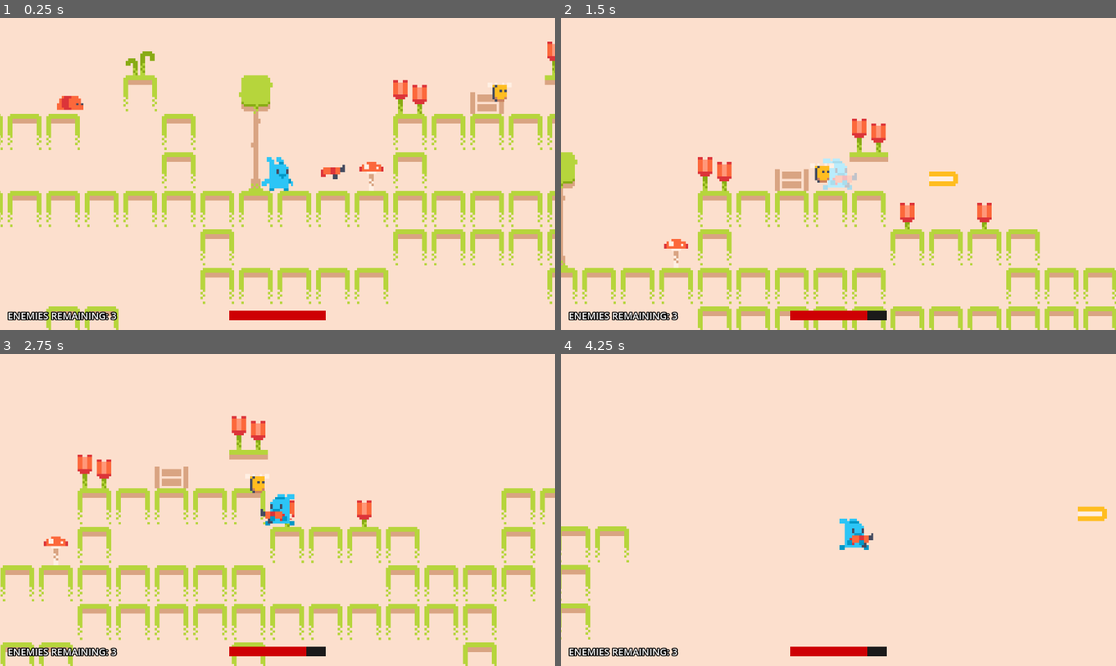
Above: before the commit, frames 1-4 (two rows, left to right).
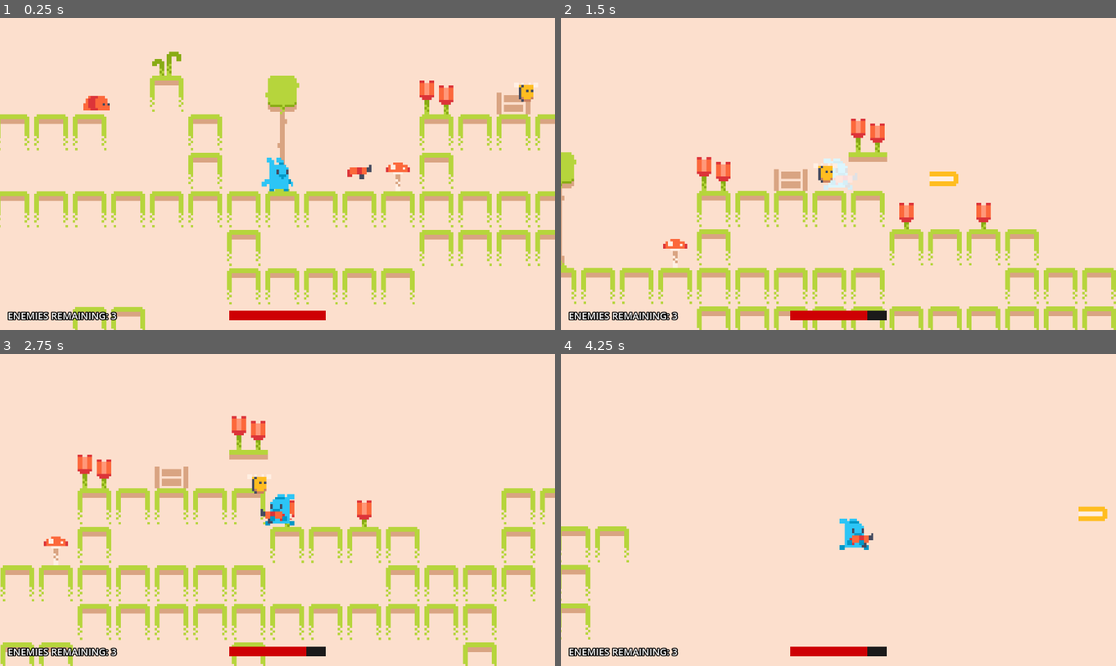
Above: after the commit, the same moments.

Repository: itsVohr/platformer_net_ninja
Game: Godot game, scene res://scenes/game.tscn
Same seed, same stepped clock (60 frames per second), same inputs: the game is played once before the commit and once after it. Sound files missing from this copy of the repository are replaced by a short silence.
Inputs (mouse positions are in pixels of both pictures, inside the frame that each line leads up to):
- Up to frame 1 (0.25 s): no input
- Up to frame 2 (1.5 s): move the mouse to (960, 158) at 0.52 s; hold D (right) from 0.53 s (still down); click (960, 158) at 0.6 s; tap Space (jump) at 0.77 s; move the mouse to (727, 189) at 1.27 s; click (727, 189) at 1.35 s
- Up to frame 3 (2.75 s): tap Space (jump) at 1.52 s; move the mouse to (333, 441) at 2.02 s; release D (right) at 2.03 s; hold A (left) from 2.03 s (still down); click (333, 441) at 2.1 s
- Up to frame 4 (4.25 s): move the mouse to (810, 572) at 2.77 s; release A (left) at 2.78 s; hold D (right) from 2.78 s (still down); click (810, 572) at 2.85 s; tap Space (jump) at 3.02, 3.77 s; move the mouse to (1005, 556) at 3.52 s; click (1005, 556) at 3.6 s

The runs differ from the first frame. In frame 1, 17% of the frame differs, in the area x 0-100%, y 7-100%; in frame 2, 3.9%; in frame 3, less than 0.1%; in frame 4, less than 0.1%.

Commit message:
update physics on the terrain tileset
improved the physics layers on the terrain tileset to match what's actually displayed. it also introduces a bug to the dash that allows it to move through walls. fix pending

Diff:
--- a/scenes/level.tscn
+++ b/scenes/level.tscn
@@ -14,94 +14,98 @@
 3:0/0 = 0
 3:0/0/physics_layer_0/linear_velocity = Vector2(0, 0)
 3:0/0/physics_layer_0/angular_velocity = 0.0
-3:0/0/physics_layer_0/polygon_0/points = PackedVector2Array(-8, -8, 8, -8, 8, 8, -8, 8)
+3:0/0/physics_layer_0/polygon_0/points = PackedVector2Array(-8, -8, 8, -8, 8, -3.5, -3.75, -3.5, -3.875, 8, -8, 8)
 4:0/0 = 0
 4:0/0/physics_layer_0/linear_velocity = Vector2(0, 0)
 4:0/0/physics_layer_0/angular_velocity = 0.0
-4:0/0/physics_layer_0/polygon_0/points = PackedVector2Array(-8, -8, 8, -8, 8, 8, -8, 8)
+4:0/0/physics_layer_0/polygon_0/points = PackedVector2Array(-8, -8, 8, -8, 8, -3.875, -8, -3.875)
 5:0/0 = 0
 5:0/0/physics_layer_0/linear_velocity = Vector2(0, 0)
 5:0/0/physics_layer_0/angular_velocity = 0.0
-5:0/0/physics_layer_0/polygon_0/points = PackedVector2Array(-8, -8, 8, -8, 8, 8, -8, 8)
+5:0/0/physics_layer_0/polygon_0/points = PackedVector2Array(-8, -8, 8, -8, 8, 8, 4.375, 8, 4.25, -3.125, -8.35982, -3.14239)
 6:0/0 = 0
 6:0/0/physics_layer_0/linear_velocity = Vector2(0, 0)
 6:0/0/physics_layer_0/angular_velocity = 0.0
-6:0/0/physics_layer_0/polygon_0/points = PackedVector2Array(-8, -8, 8, -8, 8, 8, -8, 8)
+6:0/0/physics_layer_0/polygon_0/points = PackedVector2Array(-8, -8, 8, -8, 8, -3.5, -3.75, -3.5, -3.875, 8, -8, 8)
 7:0/0 = 0
 7:0/0/physics_layer_0/linear_velocity = Vector2(0, 0)
 7:0/0/physics_layer_0/angular_velocity = 0.0
-7:0/0/physics_layer_0/polygon_0/points = PackedVector2Array(-8, -8, 8, -8, 8, 8, -8, 8)
+7:0/0/physics_layer_0/polygon_0/points = PackedVector2Array(-8, -8, 8, -8, 8, -3.875, -8, -3.875)
 8:0/0 = 0
 8:0/0/physics_layer_0/linear_velocity = Vector2(0, 0)
 8:0/0/physics_layer_0/angular_velocity = 0.0
-8:0/0/physics_layer_0/polygon_0/points = PackedVector2Array(-8, -8, 8, -8, 8, 8, -8, 8)
+8:0/0/physics_layer_0/polygon_0/points = PackedVector2Array(-8, -8, 8, -8, 8, 8, 4.375, 8, 4.25, -3.125, -8.35982, -3.14239)
 9:0/0 = 0
 9:0/0/physics_layer_0/linear_velocity = Vector2(0, 0)
 9:0/0/physics_layer_0/angular_velocity = 0.0
-9:0/0/physics_layer_0/polygon_0/points = PackedVector2Array(-8, -8, 8, -8, 8, 8, -8, 8)
+9:0/0/physics_layer_0/polygon_0/points = PackedVector2Array(-8, -8, 8, -8, 8, 8, 4.06586, 8, 4, -3.5, -4.33103, -3.71231, -4.41942, 8, -8, 8)
 3:1/0 = 0
 3:1/0/physics_layer_0/linear_velocity = Vector2(0, 0)
 3:1/0/physics_layer_0/angular_velocity = 0.0
-3:1/0/physics_layer_0/polygon_0/points = PackedVector2Array(-8, -8, 8, -8, 8, 8, -8, 8)
+3:1/0/physics_layer_0/polygon_0/points = PackedVector2Array(-8, -8, -4.125, -8, -4.25, 8, -8, 8)
 4:1/0 = 0
 4:1/0/physics_layer_0/linear_velocity = Vector2(0, 0)
 4:1/0/physics_layer_0/angular_velocity = 0.0
 5:1/0 = 0
 5:1/0/physics_layer_0/linear_velocity = Vector2(0, 0)
 5:1/0/physics_layer_0/angular_velocity = 0.0
-5:1/0/physics_layer_0/polygon_0/points = PackedVector2Array(-8, -8, 8, -8, 8, 8, -8, 8)
+5:1/0/physics_layer_0/polygon_0/points = PackedVector2Array(4.5, -8, 8, -8, 8, 8, 4.5, 8)
 6:1/0 = 0
 6:1/0/physics_layer_0/linear_velocity = Vector2(0, 0)
 6:1/0/physics_layer_0/angular_velocity = 0.0
-6:1/0/physics_layer_0/polygon_0/points = PackedVector2Array(-8, -8, 8, -8, 8, 8, -8, 8)
+6:1/0/physics_layer_0/polygon_0/points = PackedVector2Array(-8, -8, -4.125, -8, -4.25, 8, -8, 8)
 7:1/0 = 0
 7:1/0/physics_layer_0/linear_velocity = Vector2(0, 0)
 7:1/0/physics_layer_0/angular_velocity = 0.0
 8:1/0 = 0
 8:1/0/physics_layer_0/linear_velocity = Vector2(0, 0)
 8:1/0/physics_layer_0/angular_velocity = 0.0
-8:1/0/physics_layer_0/polygon_0/points = PackedVector2Array(-8, -8, 8, -8, 8, 8, -8, 8)
+8:1/0/physics_layer_0/polygon_0/points = PackedVector2Array(4.5, -8, 8, -8, 8, 8, 4.5, 8)
 9:1/0 = 0
 9:1/0/physics_layer_0/linear_velocity = Vector2(0, 0)
 9:1/0/physics_layer_0/angular_velocity = 0.0
-9:1/0/physics_layer_0/polygon_0/points = PackedVector2Array(-8, -8, 8, -8, 8, 8, -8, 8)
+9:1/0/physics_layer_0/polygon_0/points = PackedVector2Array(-8, -8, 8, -8, 8, 8, 4.06586, 8, 4, -3.5, -4.33103, -3.71231, -4.41942, 8, -8, 8)
 0:2/0 = 0
 0:2/0/physics_layer_0/linear_velocity = Vector2(0, 0)
 0:2/0/physics_layer_0/angular_velocity = 0.0
-0:2/0/physics_layer_0/polygon_0/points = PackedVector2Array(-8, -8, 8, -8, 8, 8, -8, 8)
+0:2/0/physics_layer_0/polygon_0/points = PackedVector2Array(-8, -8, 8, -8, 8, -2.125, -8, -2.25)
 1:2/0 = 0
 1:2/0/physics_layer_0/linear_velocity = Vector2(0, 0)
 1:2/0/physics_layer_0/angular_velocity = 0.0
-1:2/0/physics_layer_0/polygon_0/points = PackedVector2Array(-8, -8, 8, -8, 8, 8, -8, 8)
+1:2/0/physics_layer_0/polygon_0/points = PackedVector2Array(-8, -8, 8, -8, 8, -2.125, -8, -2.25)
 2:2/0 = 0
 2:2/0/physics_layer_0/linear_velocity = Vector2(0, 0)
 2:2/0/physics_layer_0/angular_velocity = 0.0
-2:2/0/physics_layer_0/polygon_0/points = PackedVector2Array(-8, -8, 8, -8, 8, 8, -8, 8)
+2:2/0/physics_layer_0/polygon_0/points = PackedVector2Array(-8, -8, 8, -8, 8, -2.125, 2.625, -0.5, -2.75, -0.75, -8, -2.5)
 3:2/0 = 0
 3:2/0/physics_layer_0/linear_velocity = Vector2(0, 0)
 3:2/0/physics_layer_0/angular_velocity = 0.0
-3:2/0/physics_layer_0/polygon_0/points = PackedVector2Array(-8, -8, 8, -8, 8, 8, -8, 8)
+3:2/0/physics_layer_0/polygon_0/points = PackedVector2Array(-8, -8, -4.5, -8, -4.625, -3.5, -8, -3.375)
 4:2/0 = 0
 4:2/0/physics_layer_0/linear_velocity = Vector2(0, 0)
 4:2/0/physics_layer_0/angular_velocity = 0.0
+4:2/0/physics_layer_0/polygon_0/points = PackedVector2Array(5, -8, 5, -8, 5.125, -4.125, 8, -3.75, 8, -8)
 5:2/0 = 0
 5:2/0/physics_layer_0/linear_velocity = Vector2(0, 0)
 5:2/0/physics_layer_0/angular_velocity = 0.0
+5:2/0/physics_layer_0/polygon_0/points = PackedVector2Array(-8, -8, -4.5, -8, -4.625, -3.5, -8, -3.375)
 6:2/0 = 0
 6:2/0/physics_layer_0/linear_velocity = Vector2(0, 0)
 6:2/0/physics_layer_0/angular_velocity = 0.0
+6:2/0/physics_layer_0/polygon_0/points = PackedVector2Array(5, -8, 5, -8, 5.125, -4.125, 8, -3.75, 8, -8)
 7:2/0 = 0
 7:2/0/physics_layer_0/linear_velocity = Vector2(0, 0)
 7:2/0/physics_layer_0/angular_velocity = 0.0
-7:2/0/physics_layer_0/polygon_0/points = PackedVector2Array(-8, -8, 8, -8, 8, 8, -8, 8)
+7:2/0/physics_layer_0/polygon_0/points = PackedVector2Array(-8, -8, 8, -8, 8, -3.5, -3.75, -3.5, -3.875, 8, -8, 8)
 8:2/0 = 0
 8:2/0/physics_layer_0/linear_velocity = Vector2(0, 0)
 8:2/0/physics_layer_0/angular_velocity = 0.0
-8:2/0/physics_layer_0/polygon_0/points = PackedVector2Array(-8, -8, 8, -8, 8, 8, -8, 8)
+8:2/0/physics_layer_0/polygon_0/points = PackedVector2Array(-8, -8, 8, -8, 8, 8, 4.375, 8, 4.25, -3.125, -8.35982, -3.14239)
 9:2/0 = 0
 9:2/0/physics_layer_0/linear_velocity = Vector2(0, 0)
 9:2/0/physics_layer_0/angular_velocity = 0.0
-9:2/0/physics_layer_0/polygon_0/points = PackedVector2Array(-8, -8, 8, -8, 8, 8, -8, 8)
+9:2/0/physics_layer_0/polygon_0/points = PackedVector2Array(-8, -8, -3.75, -8, -3.875, 8, -8, 8)
+9:2/0/physics_layer_0/polygon_1/points = PackedVector2Array(4.375, -8, 4.5, 8, 8, 8, 8, -8)
 
 [sub_resource type="TileSet" id="TileSet_iu73m"]
 physics_layer_0/collision_layer = 1
@@ -136,7 +140,7 @@
 [node name="Terrain" type="TileMap" parent="."]
 tile_set = SubResource("TileSet_iu73m")
 format = 2
-layer_0/tile_data = PackedInt32Array(393221, 589824, 0, 3932 …(4212 unchanged characters)…  0, 262179, 589824, 0, 131117, 262144, 0)
+layer_0/tile_data = PackedInt32Array(393221, 589824, 0, 3932 …(4212 unchanged characters)…  0, 262179, 589824, 0, 131117, 262144, 0, 2490392, 0, 2)
 
 [node name="Decoration" type="TileMap" parent="."]
 tile_set = SubResource("TileSet_cfdmq")
@@ -144,7 +148,7 @@
 layer_0/tile_data = PackedInt32Array(196656, 65536, 1, 196654, 65536, 1, 131113, 0, 1, 65581, 0, 1, 131109, 262144, 0, 196645, 262144, 1, 262181, 262144, 2, 131115, 131072, 0, 262184, 0, 0, 65570, 0, 2, 65565, 0, 1)
 
 [node name="Player" parent="." instance=ExtResource("2_wnurj")]
-position = Vector2(609, 73)
+position = Vector2(598, 69)
 
 [node name="Enemies" type="Node2D" parent="."]
 
